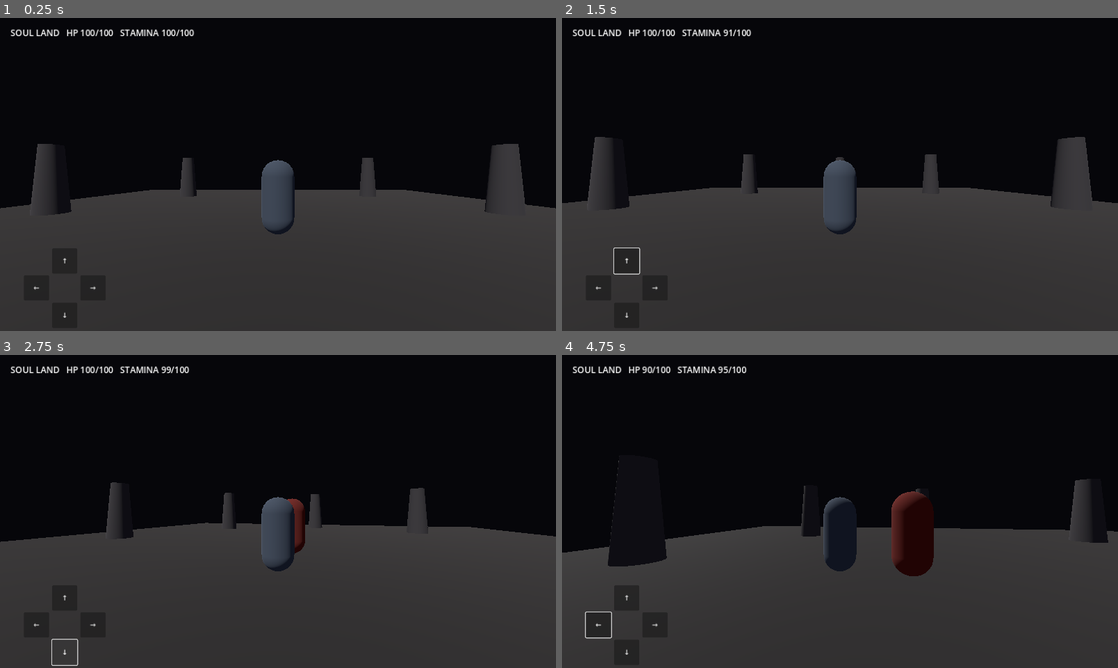
Above: before the commit, frames 1-4 (two rows, left to right).
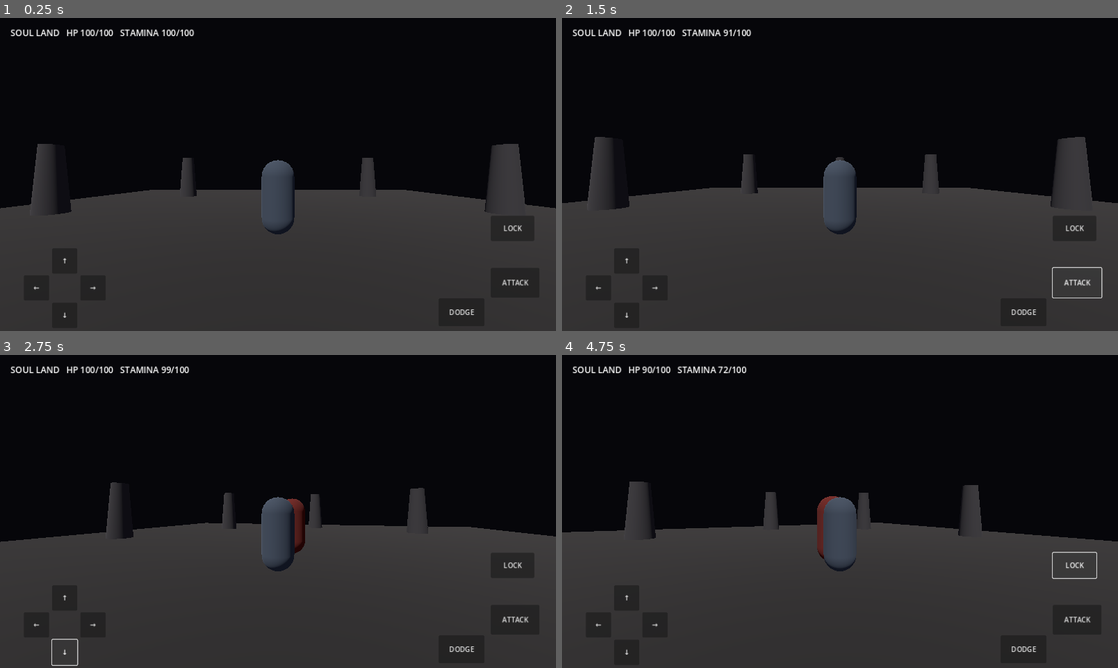
Above: after the commit, the same moments.

Repository: codingscenes2-cyber/SoulLans
Game: Godot game, scene res://scenes/main.tscn
The game is run twice, just before and just after one commit, with the same random seed, the same clock (stepped at 60 frames per second) and the same inputs.
Inputs (mouse positions are in pixels of both pictures, inside the frame that each line leads up to):
- Up to frame 1 (0.25 s): no input
- Up to frame 2 (1.5 s): click "↑" at 0.5 s; click (1079, 284) at 1.25 s, where only the run after the commit has a clickable "ATTACK"
- Up to frame 3 (2.75 s): click "↓" at 2 s
- Up to frame 4 (4.75 s): click (1023, 649) at 2.75 s, where only the run after the commit has a clickable "DODGE"; click "←" at 3.5 s; click (1073, 564) at 4.25 s, where only the run after the commit has a clickable "LOCK"

The runs differ from the first frame. In frame 1, 0.1% of the frame differs, in the area x 80-95%, y 66-95%; in frame 2, 0.3%; in frame 3, 0.1%; in frame 4, 8.0%, in the area x 0-100%, y 3-95%.

Commit message:
Fix touch HUD vertical anchoring

Diff:
--- a/scripts/mobile_hud.gd
+++ b/scripts/mobile_hud.gd
@@ -30,13 +30,13 @@
     var button := Button.new()
     button.text = caption
     button.size = button_size
+    button.anchor_top = 1.0
+    button.anchor_bottom = 1.0
     if right_side:
         button.anchor_left = 1.0
         button.anchor_right = 1.0
         button.position = offset
     else:
-        button.anchor_top = 1.0
-        button.anchor_bottom = 1.0
         button.position = Vector2(25.0 + offset.x, offset.y)
     button.add_theme_font_size_override("font_size", 16)
     parent.add_child(button)
